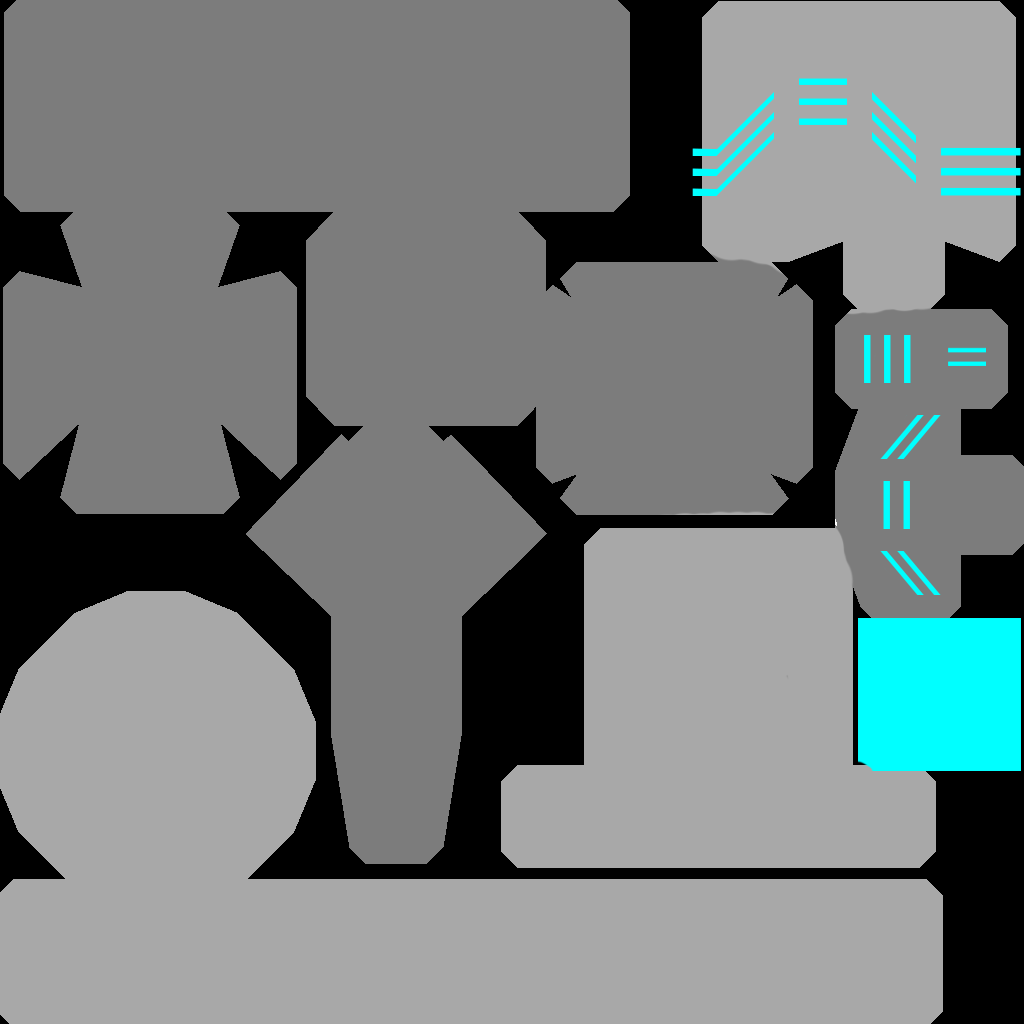
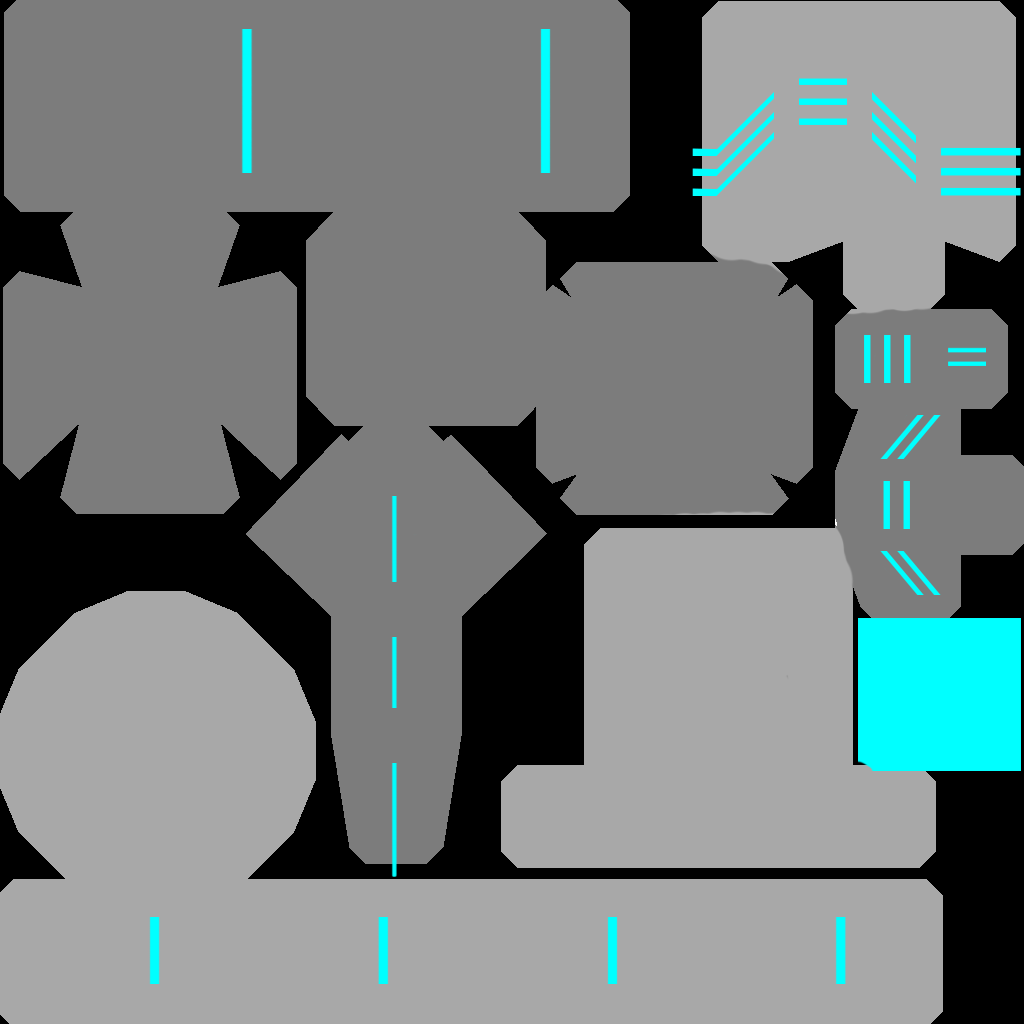
The second w=1024, h=1024 image is a revision of the first. Changes to its layers:
renamed "Layer 2" to "Glow", painted on it over [149, 29, 847, 984]
